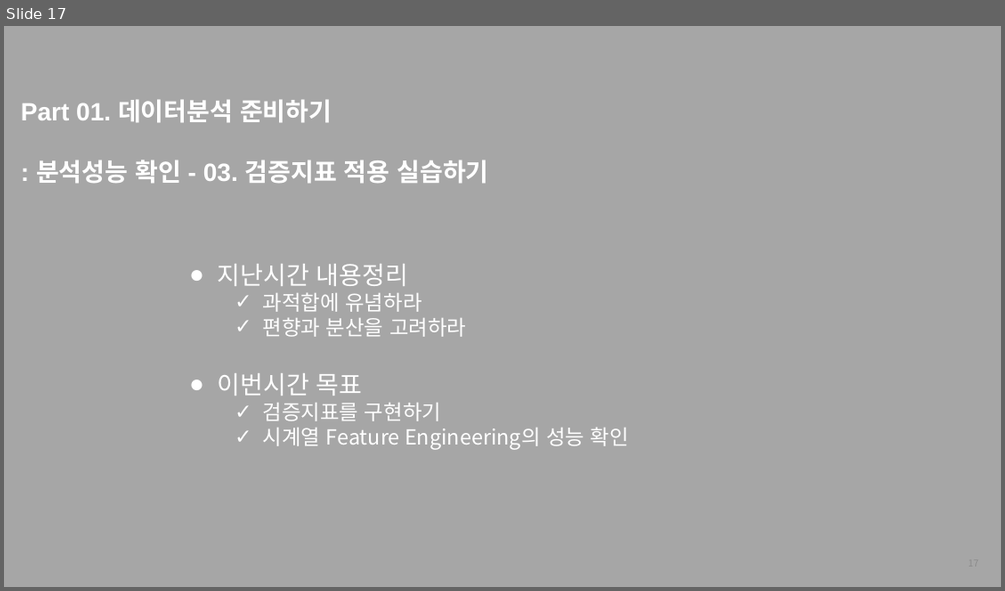
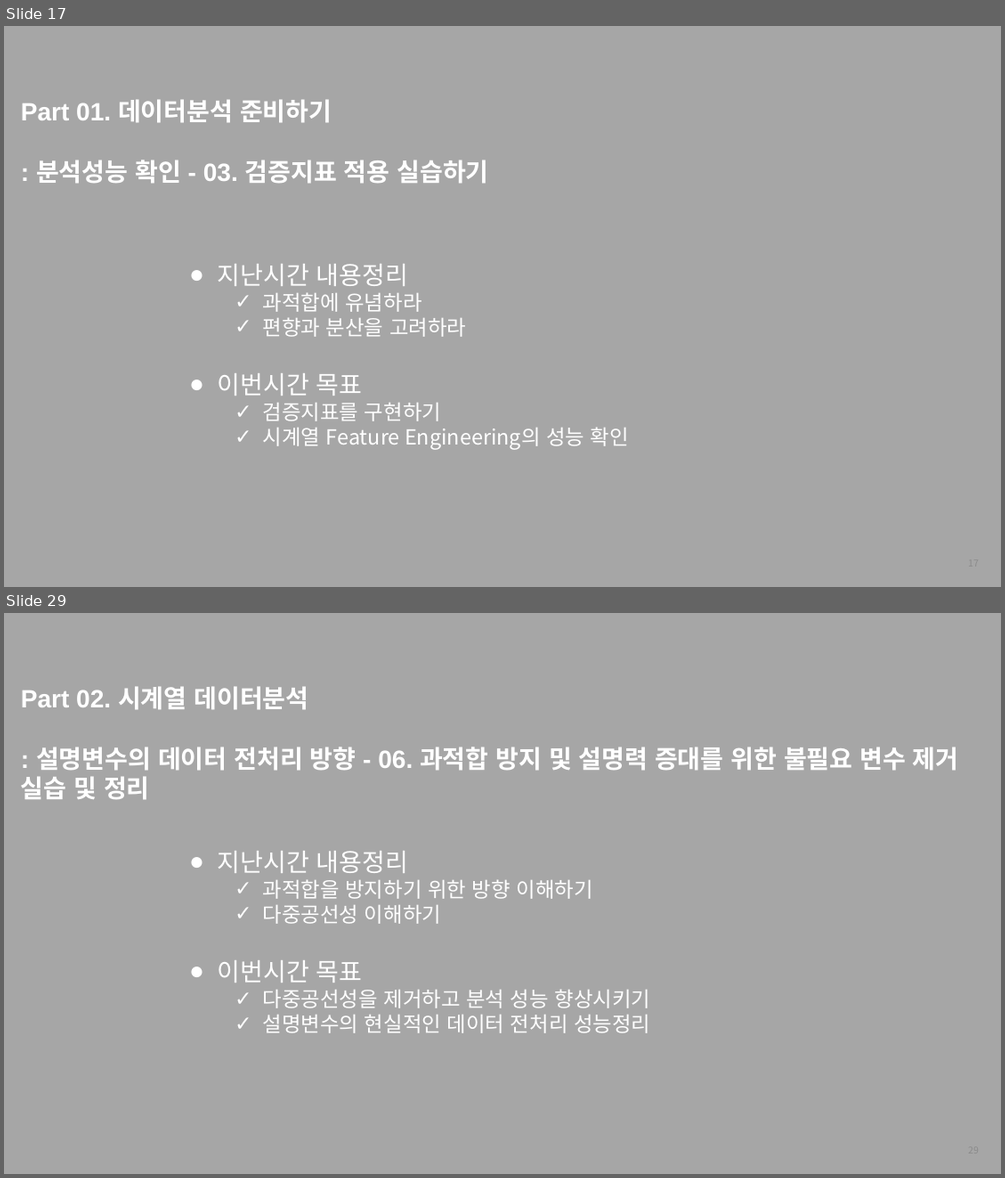
Before and after one commit to thekimk/All-About-Time-Series-Analysis, a slide deck: [FastCampus] 커리큘럼_김경원박사.pptx. Shown one above the other, each under a label of ours: slide 17 before the commit, slides 17 and 29 after it; the slides between them are not shown. The pictures are 1005x591 and 1005x1178 pixels, drawn with LibreOffice and Linux fonts; fonts in the diff are those of the drawing; background and template pictures are left out. Boxes give left, top, right and bottom in pixels: in the first picture for what was removed or moved away, otherwise in the second. Text is boxed around its words. In the diff, an @@ line names an element or a change of style, - is before the commit and + after.

```diff
--- a/[FastCampus] 커리큘럼_김경원박사.pptx
+++ b/[FastCampus] 커리큘럼_김경원박사.pptx
@@ slide 29 added at (4,613,1001,1174), background #A6A6A6 @@
@@ text added at (21,686,959,800), 24 pt, text #FFFFFF, bold @@
+Part 02. 시계열 데이터분석
+: 설명변수의 데이터 전처리 방향 - 06. 과적합 방지 및 설명력 증대를 위한 불필요 변수 제거 실습 및 정리
@@ text added at (218,851,651,1033), 20 pt, text #FFFFFF @@
+● 지난시간 내용정리
+  ✓ 과적합을 방지하기 위한 방향 이해하기
+  ✓ 다중공선성 이해하기
+● 이번시간 목표
+  ✓ 다중공선성을 제거하고 분석 성능 향상시키기
+  ✓ 설명변수의 현실적인 데이터 전처리 성능정리
@@ page number added at (755,1135,987,1166), 9 pt, text #8C8C8C @@
+29
```
Also in this commit, not shown: 1 slide changed, 59 other slides added, 52 other files.
